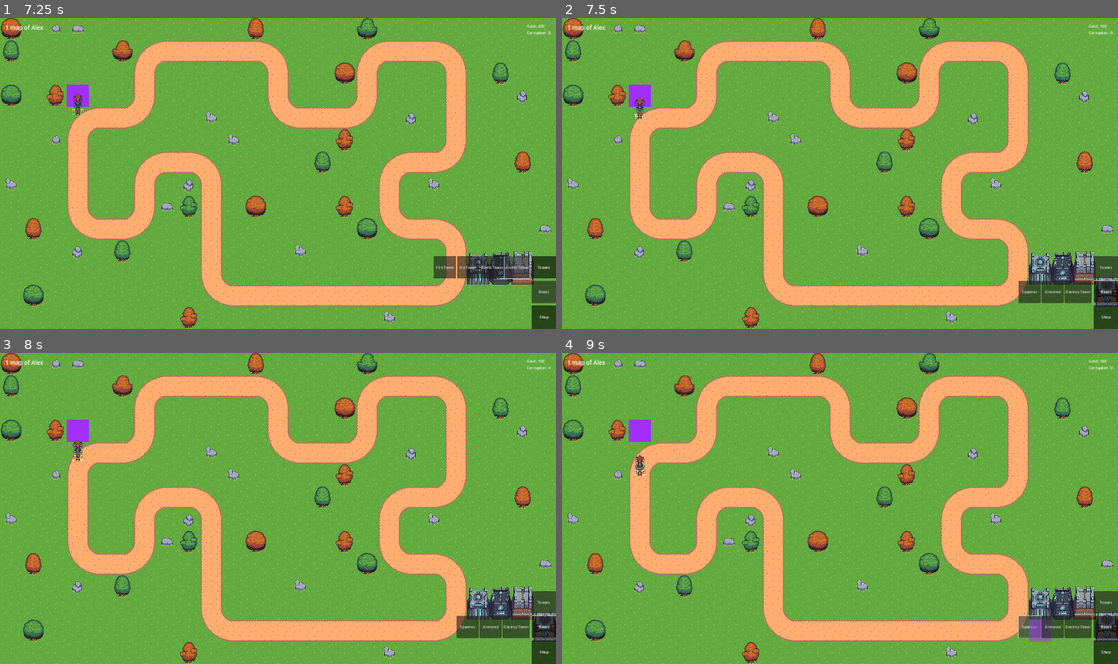
Above: before the commit, frames 1-4 (two rows, left to right).
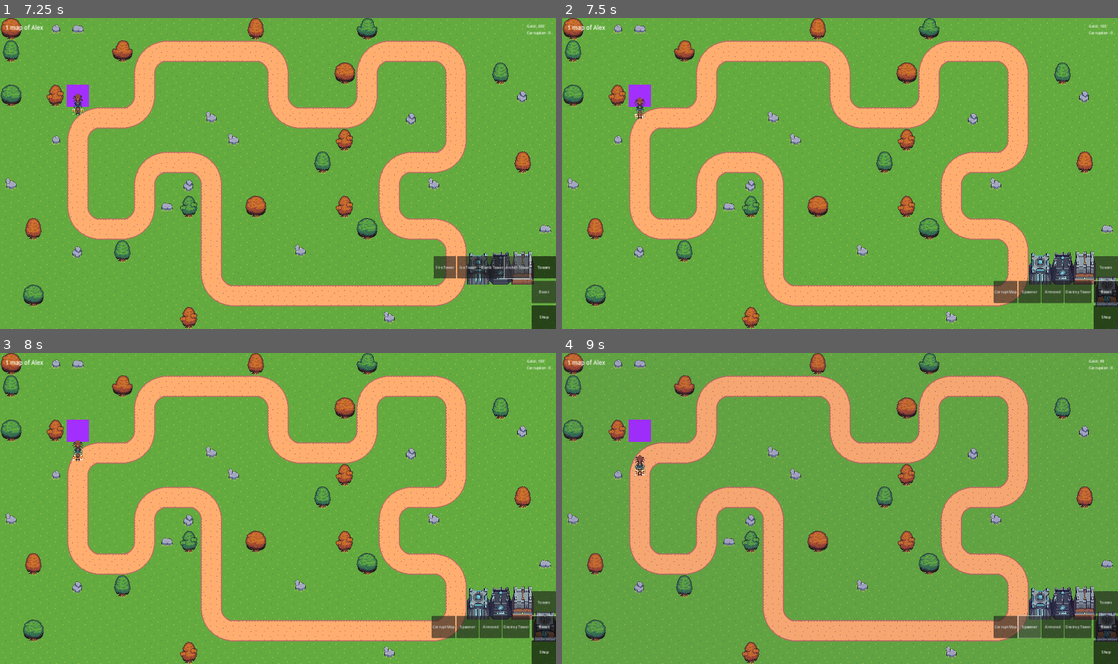
Above: after the commit, the same moments.

Repository: m-conti/melonjam2023
Game: Godot game, scene res://game.tscn
The game is run twice, just before and just after one commit, with the same random seed, the same clock (stepped at 60 frames per second) and the same inputs.
Inputs (mouse positions are in pixels of both pictures, inside the frame that each line leads up to):
- Up to frame 1 (7.25 s): click (266, 164) at 0.52 s; type "Alex" at 0.6 s; click "Host" at 1.25 s; click "START!" at 2 s; click "Shop" at 2.75 s; click "Towers" at 3.5 s; click "Fire Tower" at 4.25 s; click "Ice Tower" at 5 s; click "Bomb Tower" at 5.75 s; click "Archer Tower" at 6.5 s
- Up to frame 2 (7.5 s): click "Boost" at 7.25 s
- Up to frame 3 (8 s): no input
- Up to frame 4 (9 s): click (1006, 626) at 8 s, where only the run after the commit has a clickable "Corrupt Map"; click "Spawner" at 8.75 s

Frame 1 is identical in both runs. In frame 2, 0.3% of the frame differs, in the area x 77-82%, y 84-92%; in frame 3, 0.3%; in frame 4, 0.6%, in the area x 77-98%, y 2-93%.

Commit message:
corrupted done

Diff:
--- /dev/null
+++ b/HUD/Buttons/CorruptButton.gd
@@ -0,0 +1,8 @@
+extends ButtonShop
+class_name CorruptButton
+
+@export var value: int = 5
+
+func __on_pressed():
+	PlayerState.add_corrupted.rpc_id(map.get_multiplayer_authority(), value)
+	buy()
--- a/HUD/HUDMap.gd
+++ b/HUD/HUDMap.gd
@@ -1,6 +1,9 @@
 extends CanvasLayer
 
+func _ready():
+	if is_multiplayer_authority():
+		PlayerState.corrupted_changed.connect(_on_corrupted_changed)
+	$TopLeftContainer/MapDetail/Name.text = str(NetworkState.get_player_number_by_map($"..")) + " map of " + NetworkState.players[$"..".name.to_int()]
 
-
-func _ready():
-	$TopLeftContainer/MapDetail/Name.text = str(NetworkState.get_player_number_by_map($"..")) + " map of " + NetworkState.players[$"..".name.to_int()]
+func _on_corrupted_changed(value: int):
+	$CorruptedBackground.modulate = 0xffffff00 + ((value * 0xff) / 100)
--- a/HUD/HUDMap.tscn
+++ b/HUD/HUDMap.tscn
@@ -1,6 +1,12 @@
-[gd_scene load_steps=2 format=3 uid="uid://dr5tn4o0pbc0o"]
+[gd_scene load_steps=3 format=3 uid="uid://dr5tn4o0pbc0o"]
 
 [ext_resource type="Script" path="res://HUD/HUDMap.gd" id="1_y4ll3"]
+
+[sub_resource type="SceneReplicationConfig" id="SceneReplicationConfig_42uln"]
+properties/0/path = NodePath("CorruptedBackground:modulate")
+properties/0/spawn = true
+properties/0/sync = true
+properties/0/watch = false
 
 [node name="HUD" type="CanvasLayer"]
 script = ExtResource("1_y4ll3")
@@ -20,3 +26,15 @@
 layout_mode = 2
 theme_override_font_sizes/font_size = 26
 text = "map"
+
+[node name="MultiplayerSynchronizer" type="MultiplayerSynchronizer" parent="."]
+replication_config = SubResource("SceneReplicationConfig_42uln")
+
+[node name="CorruptedBackground" type="ColorRect" parent="."]
+modulate = Color(1, 1, 1, 0)
+anchors_preset = 15
+anchor_right = 1.0
+anchor_bottom = 1.0
+grow_horizontal = 2
+grow_vertical = 2
+color = Color(0.215686, 0.0313726, 0.501961, 1)
--- a/HUD/HUDPlayer.tscn
+++ b/HUD/HUDPlayer.tscn
@@ -9,6 +9,7 @@
 [ext_resource type="PackedScene" uid="uid://cgiry6ketavbj" path="res://Towers/BombTower.tscn" id="7_r5s8x"]
 [ext_resource type="PackedScene" uid="uid://cx5x7gr3i3jt8" path="res://Towers/ArcherTower.tscn" id="8_4b61l"]
 [ext_resource type="Script" path="res://HUD/Buttons/SpawnerButton.gd" id="9_jqeo6"]
+[ext_resource type="Script" path="res://HUD/Buttons/CorruptButton.gd" id="9_vvmi7"]
 [ext_resource type="PackedScene" uid="uid://cij1o64untoon" path="res://Entities/Spawner.tscn" id="10_xjqej"]
 [ext_resource type="Script" path="res://HUD/Buttons/ArmoredButton.gd" id="11_nt6n7"]
 [ext_resource type="Script" path="res://HUD/Buttons/DestroyButton.gd" id="12_msho1"]
@@ -124,6 +125,12 @@
 offset_right = -10.0
 grow_horizontal = 0
 
+[node name="CorruptButton" type="Button" parent="Shop/BoxContainer/Boost/BoxContainer"]
+layout_mode = 2
+text = "Corrupt Map"
+script = ExtResource("9_vvmi7")
+cost = 1
+
 [node name="Spawner" type="Button" parent="Shop/BoxContainer/Boost/BoxContainer"]
 custom_minimum_size = Vector2(100, 2.08165e-12)
 layout_mode = 2
--- a/global/PlayerState.gd
+++ b/global/PlayerState.gd
@@ -4,9 +4,13 @@
 
 var gold: int = 500
 var corruption: int = 0
+var corrupted: int = 0
+
+const MAX_CORRUPTED = 100
 
 signal corruption_changed(int)
 signal gold_changed(int)
+signal corrupted_changed(int)
 
 # Called when the node enters the scene tree for the first time.
 func _ready():
@@ -30,6 +34,16 @@
 		gold = 0
 	gold_changed.emit(gold)
 
+@rpc("any_peer", "call_local")
+func add_corrupted(value: int):
+	corrupted += value
+	if corrupted >= MAX_CORRUPTED:
+		kill()
+	corrupted_changed.emit(corrupted)
+
+func kill():
+	pass
+
 func has_enought_gold(value: int): return value <= gold
 func has_enought_corruption(value: int): return value <= corruption
 
Not shown: 1 places in HUD/HUDPlayer.tscn that only renumber resources
